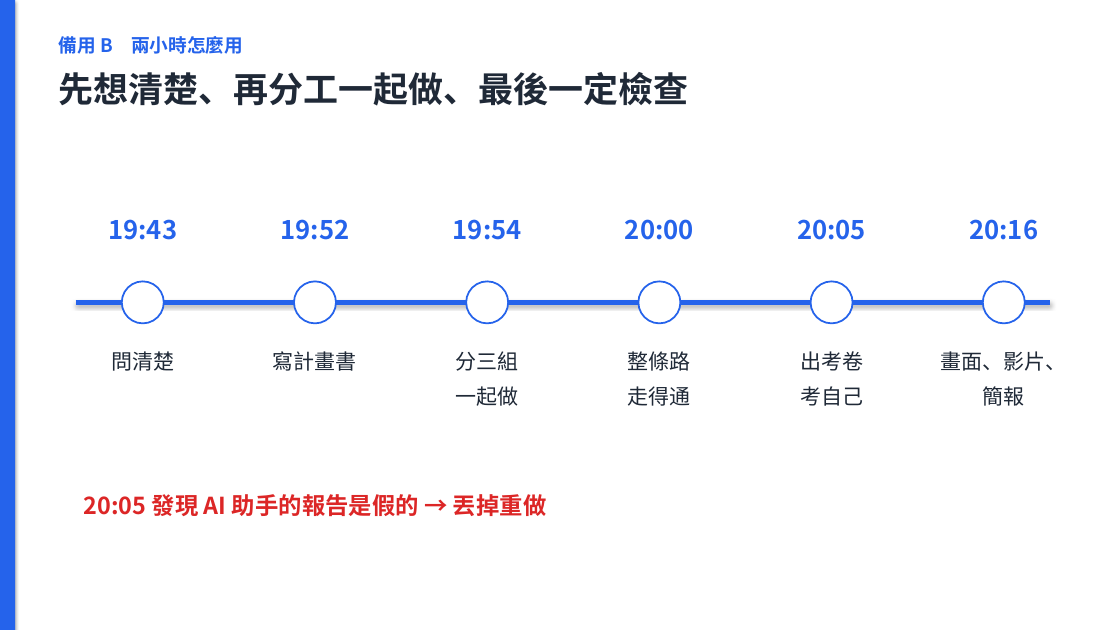
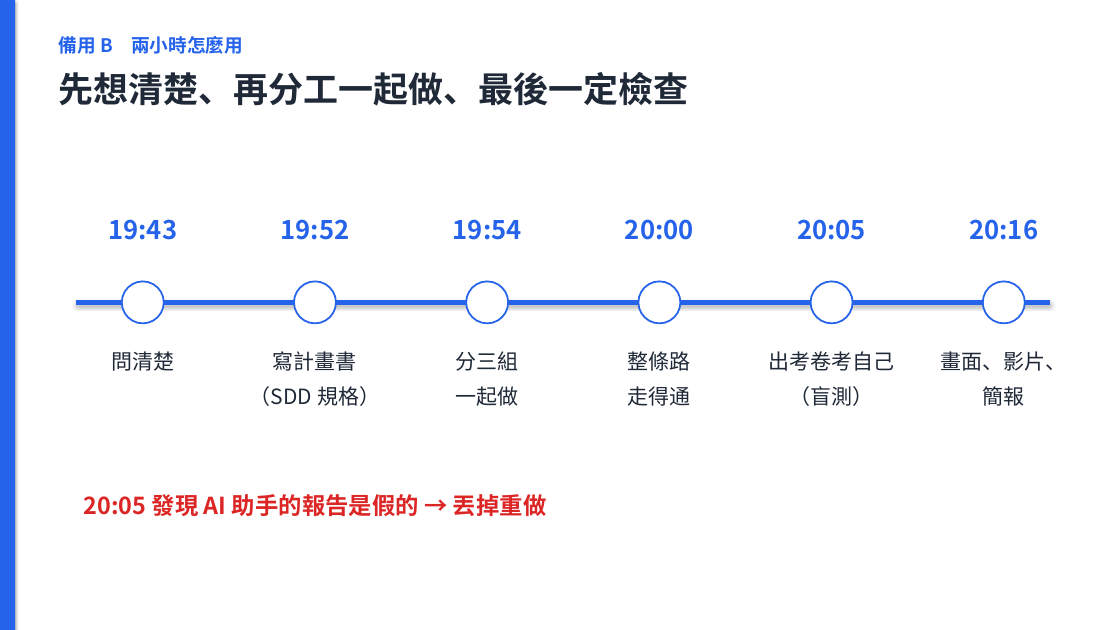
Before and after one commit to jaylooloomi/contract-check, a slide deck: slide 13 of docs/deck/合約外規檢查_簡報.pptx. Drawn at 1120x630 pixels with LibreOffice and Linux fonts; fonts in the diff are those of the drawing. Boxes give left, top, right and bottom in pixels: in the first picture for what was removed or moved away, otherwise in the second. Text is boxed around its words. In the diff, an @@ line names an element or a change of style, - is before the commit and + after.

```diff
--- a/docs/deck/合約外規檢查_簡報.pptx
+++ b/docs/deck/合約外規檢查_簡報.pptx
@@ text at <box>769,351,895,406</box>: text changed @@
-出考卷
-考自己
+出考卷考自己
+（盲測）
@@ text at <box>250,386,380,406</box>: paragraph added @@
+（SDD 規格）
```
Also in this commit, not shown: 8 other slides changed, 20 other files.
